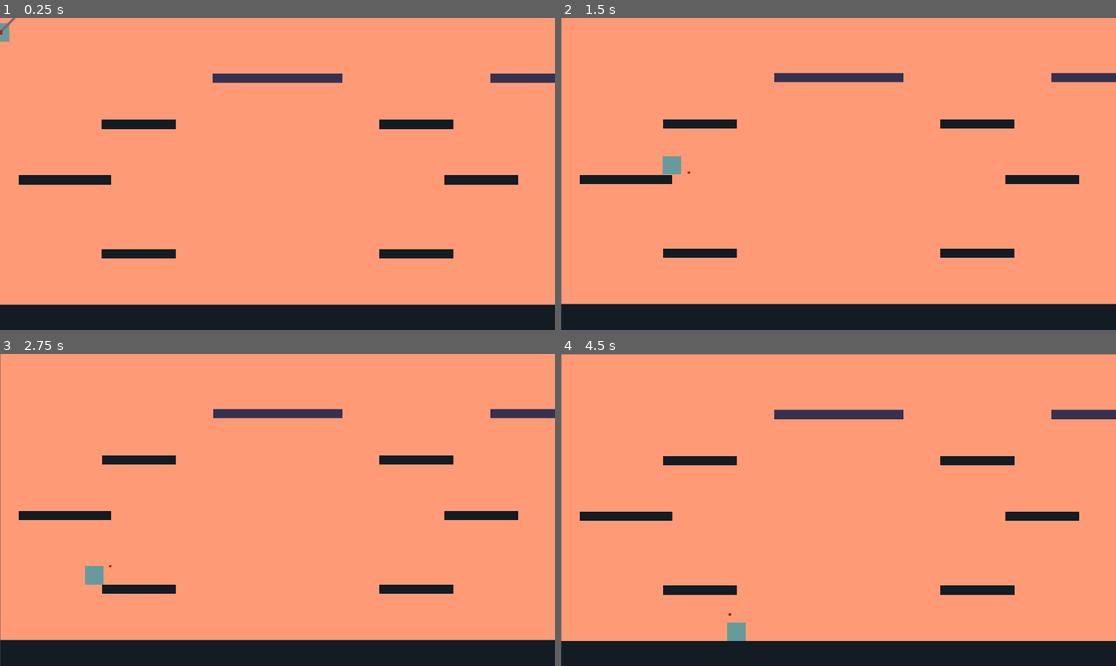
Above: before the commit, frames 1-4 (two rows, left to right).
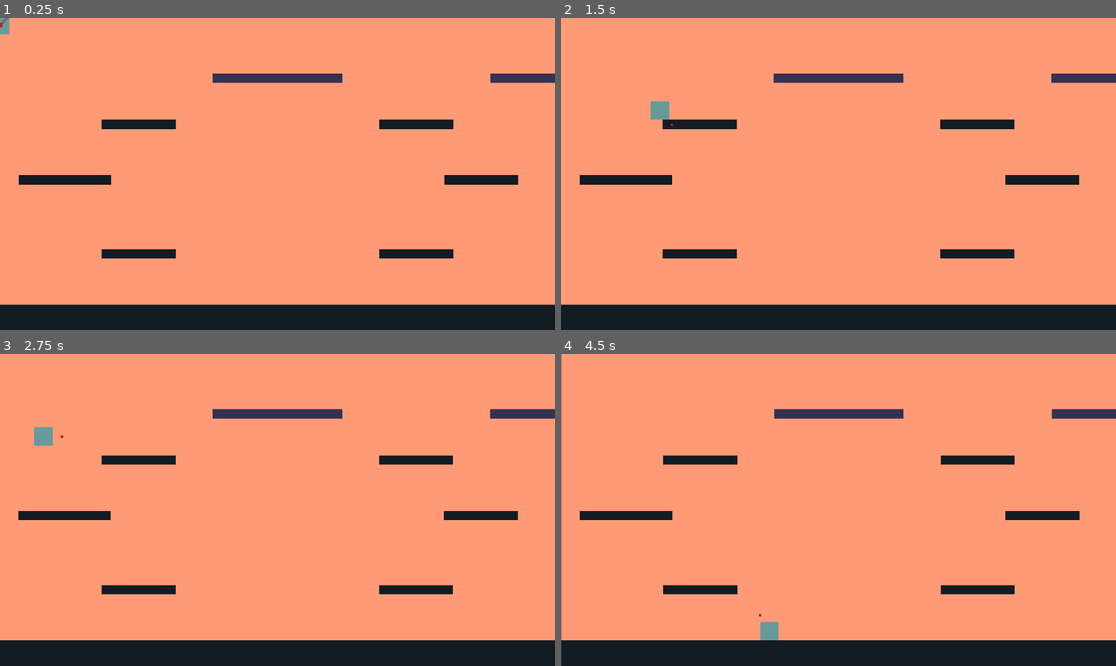
Above: after the commit, the same moments.

Repository: mightyminebuster/Github-GameOff-2020
Game: Godot game, scene res://Rooms/Demo.tscn
The game is run twice, just before and just after one commit, with the same random seed, the same clock (stepped at 60 frames per second) and the same inputs.
Inputs (mouse positions are in pixels of both pictures, inside the frame that each line leads up to):
- Up to frame 1 (0.25 s): no input
- Up to frame 2 (1.5 s): move the mouse to (960, 158) at 0.52 s; hold D (move_right) from 0.53 s (still down); click (960, 158) at 0.6 s; tap Space (jump) at 0.77 s; move the mouse to (727, 189) at 1.27 s; tap Shift (dash) at 1.35 s
- Up to frame 3 (2.75 s): tap Space (jump) at 1.52 s; click (166, 525) at 1.55 s; move the mouse to (333, 441) at 2.02 s; release D (move_right) at 2.03 s; hold A (move_left) from 2.03 s (still down); click (333, 441) at 2.1 s
- Up to frame 4 (4.5 s): move the mouse to (810, 572) at 2.77 s; release A (move_left) at 2.78 s; hold D (move_right) 2.78-4.28 s; click (810, 572) at 2.85 s; tap Space (jump) at 3.02, 3.77 s; move the mouse to (1005, 556) at 3.52 s; tap Shift (dash) at 3.6 s; click (1005, 556) at 3.8 s; move the mouse to (672, 463) at 4.27 s; hold A (move_left) from 4.28 s (still down); click (672, 463) at 4.35 s

The runs differ from the first frame. In frame 1, 0.1% of the frame differs, in the area x 0-3%, y 0-8%; in frame 2, 1.5%; in frame 3, 1.1%; in frame 4, 1.6%, in the area x 0-100%, y 0-92%.

Commit message:
added hook visibility on a missed shot
still not really working, it has this wierd  bug where it works in theory but the line is too long and not accurate

Diff:
--- a/SourceCode/Objects/Player/GrappleHook.gd
+++ b/SourceCode/Objects/Player/GrappleHook.gd
@@ -16,11 +16,12 @@
 
 func shoot():
 	$RayCast2D.enabled = true
+	is_shooting = true
+	$GrappleTip.visible = true #set the tip of the hook to visible
+	get_parent().find_node("GrappleLine").visible = true #set the line to visible
+
+
 	if $RayCast2D.is_colliding():
-		is_shooting = true
-		$GrappleTip.visible = true #set the tip of the hook to visible
-		get_parent().find_node("GrappleLine").visible = true #set the line to visible
-
 		if $RayCast2D.get_collider().collision_layer == 1:
 			camera.shake(20, 10) #Shake Camer
 			tip_target = $RayCast2D.get_collision_point()
@@ -29,6 +30,8 @@
 			camera.shake(20, 5)
 			tip_target = $RayCast2D.get_collision_point()
 			return $RayCast2D.get_collision_point()
+	else:
+		tip_target = $RayCast2D.cast_to
 	return null
 
 func release() -> void:
--- a/SourceCode/Objects/Player/Player.gd
+++ b/SourceCode/Objects/Player/Player.gd
@@ -29,7 +29,7 @@
 const decceleration: int = 100
 
 #Aerial Movement
-const gravity: int = 1700
+const gravity: int = 1700 / 2
 const air_friction: int = 51
 const gravity_exemption_states: Array = ["die", "dash"]
 const terminal_velocity: int = 1000
